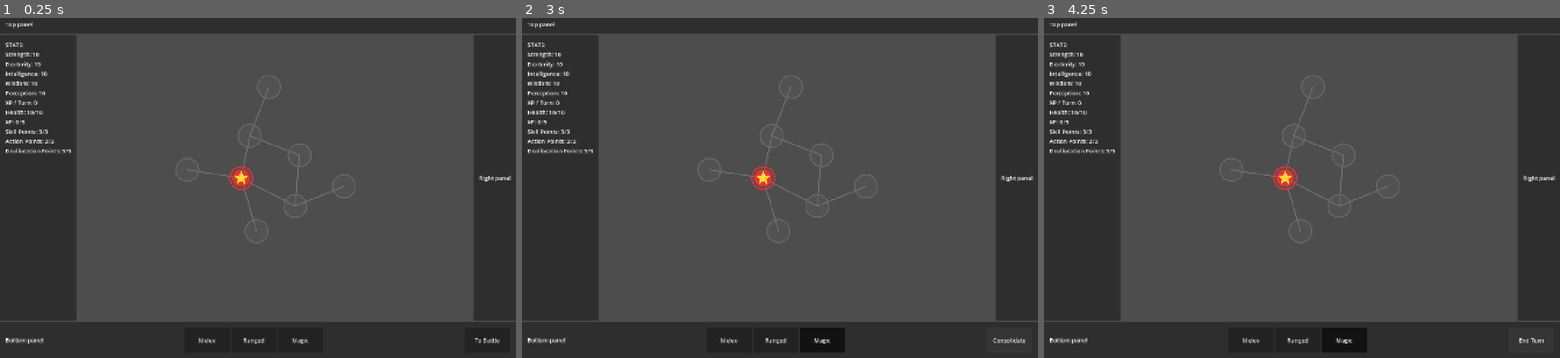
Above: before the commit, frames 1-3 (left to right).
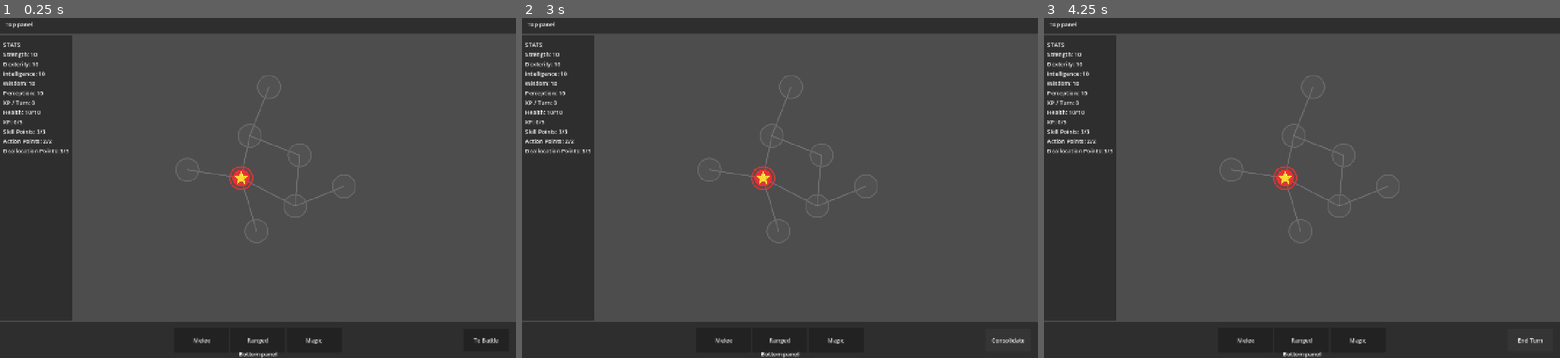
Above: after the commit, the same moments.

Repository: Koaieus/skill-tree-of-life
Game: Godot game, scene res://scenes/dev_sandbox.tscn
The game is run twice, just before and just after one commit, with the same random seed, the same clock (stepped at 60 frames per second) and the same inputs.
Inputs:
- Up to frame 1 (0.25 s): no input
- Up to frame 2 (3 s): click "Melee" at 0.5 s; click "Ranged" at 1.25 s; click "Magic" at 2 s; click "To Battle" at 2.75 s
- Up to frame 3 (4.25 s): click "Consolidate" at 3.5 s

The runs differ from the first frame. In frame 1, 8.7% of the frame differs, in the area x 0-100%, y 5-100%; in frame 2, 8.7%; in frame 3, 8.7%.

Commit message:
feat(ui): mount StatBoardOverlay in UIRoot center; extract ActionButton
- UIRoot reshuffles HBox into Left / Center / Right panels and mounts
  StatBoardOverlay as a full-rect child of Center, exposed via
  `%StatBoardOverlay` (typed @onready). dev_sandbox wires
  `overlay.board = _player.stat_board` on ready so F3 just works.
- Action buttons extracted into ui/action_bar/action_button.tscn with a
  shared button_group.tres (allow_unpress) so the bottom bar no longer
  inlines a SubResource ButtonGroup.
- Misc cleanups picked up by the editor pass: stats_system_default board
  re-emitted with alphabetised ext_resources (no semantic change),
  `sign` → `_sign` in skill_node_tooltip to clear the built-in shadow
  warning, CoreMarker hidden by default on skill_node.

Co-Authored-By: Claude Opus 4.7 <noreply@anthropic.com>

Diff:
--- a/entity/default_entity_board.tres
+++ b/entity/default_entity_board.tres
@@ -14,6 +14,9 @@
 [ext_resource type="Resource" path="res://stats_system/list/health_max.tres" id="def_health_max"]
 [ext_resource type="Resource" path="res://stats_system/list/initiative_speed.tres" id="def_initiative_speed"]
 [ext_resource type="Resource" path="res://stats_system/list/intelligence.tres" id="def_intelligence"]
+[ext_resource type="Resource" path="res://stats_system/list/mana.tres" id="def_mana"]
+[ext_resource type="Resource" uid="uid://cv20hcpwmdvoe" path="res://stats_system/list/mana_max.tres" id="def_mana_max"]
+[ext_resource type="Resource" path="res://stats_system/list/mana_per_turn.tres" id="def_mana_per_turn"]
 [ext_resource type="Resource" path="res://stats_system/list/node_health.tres" id="def_node_health"]
 [ext_resource type="Resource" path="res://stats_system/list/perception.tres" id="def_perception"]
 [ext_resource type="Resource" path="res://stats_system/list/sensor_range.tres" id="def_sensor_range"]
@@ -26,11 +29,8 @@
 [ext_resource type="Resource" path="res://stats_system/list/xp_max.tres" id="def_xp_max"]
 [ext_resource type="Resource" path="res://stats_system/list/xp_per_turn.tres" id="def_xp_per_turn"]
 [ext_resource type="Script" uid="uid://ix51i0mr6n8v" path="res://stats_system/derived_modifier_def.gd" id="script_derived"]
+[ext_resource type="Script" uid="uid://dn253es0cni7j" path="res://stats_system/formulas/expression_formula.gd" id="script_expr"]
 [ext_resource type="Script" uid="uid://bp3s3wrx2o27j" path="res://stats_system/formulas/linear_formula.gd" id="script_linear"]
-[ext_resource type="Script" path="res://stats_system/formulas/expression_formula.gd" id="script_expr"]
-[ext_resource type="Resource" path="res://stats_system/list/mana.tres" id="def_mana"]
-[ext_resource type="Resource" path="res://stats_system/list/mana_max.tres" id="def_mana_max"]
-[ext_resource type="Resource" path="res://stats_system/list/mana_per_turn.tres" id="def_mana_per_turn"]
 
 [sub_resource type="Resource" id="scalar_ap_max"]
 script = ExtResource("2_scalar")
@@ -90,6 +90,51 @@
 formula = SubResource("formula_per_to_vision")
 stat_id = &"vision_range"
 operation = 1
+
+[sub_resource type="Resource" id="formula_int_to_mana_max"]
+script = ExtResource("script_expr")
+formula = "floor(float(intelligence) / 10.0)"
+inputs = Array[StringName]([&"intelligence"])
+
+[sub_resource type="Resource" id="mod_int_to_mana_max"]
+script = ExtResource("script_derived")
+formula = SubResource("formula_int_to_mana_max")
+stat_id = &"mana_max"
+
+[sub_resource type="Resource" id="formula_int_to_mana_pt"]
+script = ExtResource("script_expr")
+formula = "floor(log(max(1e-5, float(intelligence))) / log(10.0))"
+inputs = Array[StringName]([&"intelligence"])
+
+[sub_resource type="Resource" id="mod_int_to_mana_pt"]
+script = ExtResource("script_derived")
+formula = SubResource("formula_int_to_mana_pt")
+stat_id = &"mana_per_turn"
+
+[sub_resource type="Resource" id="formula_wis_to_xp_pt"]
+script = ExtResource("script_expr")
+formula = "floor(log(max(1e-5, float(wisdom))) / log(10.0))"
+inputs = Array[StringName]([&"wisdom"])
+
+[sub_resource type="Resource" id="mod_wis_to_xp_pt"]
+script = ExtResource("script_derived")
+formula = SubResource("formula_wis_to_xp_pt")
+stat_id = &"xp_per_turn"
+
+[sub_resource type="Resource" id="scalar_mana_max"]
+script = ExtResource("2_scalar")
+definition = ExtResource("def_mana_max")
+base_value = 10.0
+
+[sub_resource type="Resource" id="pool_mana"]
+script = ExtResource("3_pool")
+current = 10.0
+max_stat = SubResource("scalar_mana_max")
+definition = ExtResource("def_mana")
+
+[sub_resource type="Resource" id="scalar_mana_per_turn"]
+script = ExtResource("2_scalar")
+definition = ExtResource("def_mana_per_turn")
 
 [sub_resource type="Resource" id="scalar_node_health"]
 script = ExtResource("2_scalar")
@@ -146,58 +191,6 @@
 [sub_resource type="Resource" id="scalar_xp_per_turn"]
 script = ExtResource("2_scalar")
 definition = ExtResource("def_xp_per_turn")
-
-[sub_resource type="Resource" id="scalar_mana_max"]
-script = ExtResource("2_scalar")
-definition = ExtResource("def_mana_max")
-base_value = 10.0
-
-[sub_resource type="Resource" id="pool_mana"]
-script = ExtResource("3_pool")
-current = 10.0
-max_stat = SubResource("scalar_mana_max")
-definition = ExtResource("def_mana")
-
-[sub_resource type="Resource" id="scalar_mana_per_turn"]
-script = ExtResource("2_scalar")
-definition = ExtResource("def_mana_per_turn")
-base_value = 0.0
-
-[sub_resource type="Resource" id="formula_int_to_mana_max"]
-script = ExtResource("script_expr")
-formula = "floor(float(intelligence) / 10.0)"
-inputs = [&"intelligence"]
-
-[sub_resource type="Resource" id="mod_int_to_mana_max"]
-script = ExtResource("script_derived")
-stat_id = &"mana_max"
-operation = 0
-formula = SubResource("formula_int_to_mana_max")
-value = 0.0
-
-[sub_resource type="Resource" id="formula_int_to_mana_pt"]
-script = ExtResource("script_expr")
-formula = "floor(log(max(1e-5, float(intelligence))) / log(10.0))"
-inputs = [&"intelligence"]
-
-[sub_resource type="Resource" id="mod_int_to_mana_pt"]
-script = ExtResource("script_derived")
-stat_id = &"mana_per_turn"
-operation = 0
-formula = SubResource("formula_int_to_mana_pt")
-value = 0.0
-
-[sub_resource type="Resource" id="formula_wis_to_xp_pt"]
-script = ExtResource("script_expr")
-formula = "floor(log(max(1e-5, float(wisdom))) / log(10.0))"
-inputs = [&"wisdom"]
-
-[sub_resource type="Resource" id="mod_wis_to_xp_pt"]
-script = ExtResource("script_derived")
-stat_id = &"xp_per_turn"
-operation = 0
-formula = SubResource("formula_wis_to_xp_pt")
-value = 0.0
 
 [resource]
 resource_local_to_scene = true
--- a/scenes/dev_sandbox.gd
+++ b/scenes/dev_sandbox.gd
@@ -30,6 +30,10 @@
 		_player.initiative_current = 100.0
 		_turn_manager.start_turn(_player)
 
+	# Wire board to UI
+	if _ui_root.stat_board_overlay != null and _player != null:
+		_ui_root.stat_board_overlay.board = _player.stat_board
+
 
 func _on_phase_changed(_entity: Entity, phase: TurnManager.Phase) -> void:
 	if _end_turn_btn == null:
--- a/skill_node/skill_node.tscn
+++ b/skill_node/skill_node.tscn
@@ -50,6 +50,7 @@
 color = Color(0.6039216, 0.8039216, 0.19607843, 0.6745098)
 
 [node name="CoreMarker" type="Node2D" parent="Visuals" unique_id=1043477974]
+visible = false
 script = ExtResource("3_0y6o7")
 
 [node name="Label" type="Label" parent="Visuals/CoreMarker" unique_id=1873155182]
--- /dev/null
+++ b/ui/action_bar/action_button.tscn
@@ -0,0 +1,3 @@
+[gd_scene format=3 uid="uid://vntdpku7608y"]
+
+[node name="ActionButton" type="Button" unique_id=1205266549]
--- /dev/null
+++ b/ui/action_bar/action_button_group.tres
@@ -0,0 +1,5 @@
+[gd_resource type="ButtonGroup" format=3 uid="uid://dxkqyaaidik02"]
+
+[resource]
+resource_local_to_scene = false
+allow_unpress = true
--- a/ui/skill_node_tooltip.gd
+++ b/ui/skill_node_tooltip.gd
@@ -97,17 +97,17 @@
 
 
 func _format_modifier(m: StatModifierDef, stat_name: String) -> String:
-	var sign := "+" if m.value >= 0.0 else ""
+	var _sign := "+" if m.value >= 0.0 else ""
 	var val := _val(m.value)
 	match m.operation:
 		StatModifierDef.Operation.ADD_BASE:
-			return sign + val + " " + stat_name
+			return _sign + val + " " + stat_name
 		StatModifierDef.Operation.INCREASE:
-			return sign + val + "% " + stat_name
+			return _sign + val + "% " + stat_name
 		StatModifierDef.Operation.MULTIPLY:
 			return "×" + val + " " + stat_name
 		StatModifierDef.Operation.ADD_BONUS:
-			return sign + val + " " + stat_name + " (flat)"
+			return _sign + val + " " + stat_name + " (flat)"
 		StatModifierDef.Operation.SET:
 			return "= " + val + " " + stat_name
 	return val + " " + stat_name
--- a/ui/stat_board_overlay/stat_board_overlay.gd
+++ b/ui/stat_board_overlay/stat_board_overlay.gd
@@ -10,6 +10,7 @@
 ## The internal StatBoardGraph runs a 4 Hz refresh timer; we don't need to
 ## drive it from _process.
 extends Control
+class_name StatBoardOverlay
 
 const StatBoardGraphScene := preload("res://addons/stat_board_visualizer/stat_board_graph.tscn")
 
--- a/ui/ui_root.gd
+++ b/ui/ui_root.gd
@@ -2,6 +2,7 @@
 class_name UIRoot
 
 @onready var stats_v_box: StatsPanel = %StatsVBox
+@onready var stat_board_overlay: StatBoardOverlay = %StatBoardOverlay
 
 # Called when the node enters the scene tree for the first time.
 func _ready() -> void:
--- a/ui/ui_root.tscn
+++ b/ui/ui_root.tscn
@@ -3,9 +3,8 @@
 [ext_resource type="Script" uid="uid://bkm26sesx8gjj" path="res://ui/ui_root.gd" id="1_d55xy"]
 [ext_resource type="Script" uid="uid://dhbamfrp04rr5" path="res://ui/stats_panel.gd" id="1_stats_panel"]
 [ext_resource type="PackedScene" uid="uid://dpj3mxbk7h5nq" path="res://ui/skill_node_tooltip.tscn" id="2_tooltip"]
-
-[sub_resource type="ButtonGroup" id="ButtonGroup_d55xy"]
-allow_unpress = true
+[ext_resource type="PackedScene" uid="uid://vntdpku7608y" path="res://ui/action_bar/action_button.tscn" id="4_6qk7i"]
+[ext_resource type="Script" uid="uid://co6nsf5jw2yo6" path="res://ui/stat_board_overlay/stat_board_overlay.gd" id="4_f6o6b"]
 
 [node name="UIRoot" type="Control" unique_id=1221477821]
 layout_mode = 3
@@ -45,46 +44,102 @@
 size_flags_vertical = 3
 mouse_filter = 2
 
-[node name="StatsPanel" type="PanelContainer" parent="VBoxContainer/HBoxContainer" unique_id=865354617]
+[node name="Left" type="Control" parent="VBoxContainer/HBoxContainer" unique_id=1718291529]
+clip_contents = true
+custom_minimum_size = Vector2(200, 0)
+layout_mode = 2
+
+[node name="StatsPanel" type="PanelContainer" parent="VBoxContainer/HBoxContainer/Left" unique_id=865354617]
 editor_description = "Shows list of player entity stats"
-custom_minimum_size = Vector2(200, 0)
-layout_mode = 2
+layout_mode = 1
+anchors_preset = 15
+anchor_right = 1.0
+anchor_bottom = 1.0
+grow_horizontal = 2
+grow_vertical = 2
 size_flags_horizontal = 2
 
-[node name="MarginContainer" type="MarginContainer" parent="VBoxContainer/HBoxContainer/StatsPanel" unique_id=695401453]
-layout_mode = 2
-theme_override_constants/margin_left = 15
-theme_override_constants/margin_top = 15
-theme_override_constants/margin_right = 15
-theme_override_constants/margin_bottom = 15
-
-[node name="VBoxContainer" type="VBoxContainer" parent="VBoxContainer/HBoxContainer/StatsPanel/MarginContainer" unique_id=1440602146]
-layout_mode = 2
-
-[node name="StatsPanelTitle" type="Label" parent="VBoxContainer/HBoxContainer/StatsPanel/MarginContainer/VBoxContainer" unique_id=1572901163]
+[node name="MarginContainer" type="MarginContainer" parent="VBoxContainer/HBoxContainer/Left/StatsPanel" unique_id=695401453]
+layout_mode = 2
+theme_override_constants/margin_left = 15
+theme_override_constants/margin_top = 15
+theme_override_constants/margin_right = 15
+theme_override_constants/margin_bottom = 15
+
+[node name="VBoxContainer" type="VBoxContainer" parent="VBoxContainer/HBoxContainer/Left/StatsPanel/MarginContainer" unique_id=1440602146]
+layout_mode = 2
+
+[node name="StatsPanelTitle" type="Label" parent="VBoxContainer/HBoxContainer/Left/StatsPanel/MarginContainer/VBoxContainer" unique_id=1572901163]
 layout_mode = 2
 size_flags_vertical = 0
 text = "Stats:"
 uppercase = true
 
-[node name="StatsVBox" type="VBoxContainer" parent="VBoxContainer/HBoxContainer/StatsPanel/MarginContainer/VBoxContainer" unique_id=1108079112]
+[node name="StatsVBox" type="VBoxContainer" parent="VBoxContainer/HBoxContainer/Left/StatsPanel/MarginContainer/VBoxContainer" unique_id=1108079112]
 unique_name_in_owner = true
 layout_mode = 2
 size_flags_vertical = 3
 script = ExtResource("1_stats_panel")
 
-[node name="PanelContainerRight" type="PanelContainer" parent="VBoxContainer/HBoxContainer" unique_id=118152412]
-layout_mode = 2
+[node name="Center" type="Control" parent="VBoxContainer/HBoxContainer" unique_id=1886377179]
+layout_mode = 2
+size_flags_horizontal = 3
+
+[node name="StatBoardOverlay" type="Control" parent="VBoxContainer/HBoxContainer/Center" unique_id=825145876]
+unique_name_in_owner = true
+layout_mode = 1
+anchors_preset = 15
+anchor_right = 1.0
+anchor_bottom = 1.0
+grow_horizontal = 2
+grow_vertical = 2
+script = ExtResource("4_f6o6b")
+metadata/_custom_type_script = "uid://co6nsf5jw2yo6"
+
+[node name="PanelContainerCenter" type="PanelContainer" parent="VBoxContainer/HBoxContainer/Center" unique_id=1597719399]
+visible = false
+layout_mode = 1
+anchors_preset = 15
+anchor_right = 1.0
+anchor_bottom = 1.0
+grow_horizontal = 2
+grow_vertical = 2
+size_flags_horizontal = 3
+
+[node name="MarginContainer" type="MarginContainer" parent="VBoxContainer/HBoxContainer/Center/PanelContainerCenter" unique_id=1659825340]
+layout_mode = 2
+theme_override_constants/margin_left = 15
+theme_override_constants/margin_top = 15
+theme_override_constants/margin_right = 15
+theme_override_constants/margin_bottom = 15
+
+[node name="Label" type="Label" parent="VBoxContainer/HBoxContainer/Center/PanelContainerCenter/MarginContainer" unique_id=1557881274]
+layout_mode = 2
+text = "Center"
+
+[node name="Right" type="Control" parent="VBoxContainer/HBoxContainer" unique_id=355221347]
+visible = false
+custom_minimum_size = Vector2(200, 0)
+layout_mode = 2
+size_flags_horizontal = 8
+
+[node name="PanelContainerRight" type="PanelContainer" parent="VBoxContainer/HBoxContainer/Right" unique_id=118152412]
+layout_mode = 1
+anchors_preset = 15
+anchor_right = 1.0
+anchor_bottom = 1.0
+grow_horizontal = 2
+grow_vertical = 2
 size_flags_horizontal = 10
 
-[node name="MarginContainer" type="MarginContainer" parent="VBoxContainer/HBoxContainer/PanelContainerRight" unique_id=115445108]
-layout_mode = 2
-theme_override_constants/margin_left = 15
-theme_override_constants/margin_top = 15
-theme_override_constants/margin_right = 15
-theme_override_constants/margin_bottom = 15
-
-[node name="Label" type="Label" parent="VBoxContainer/HBoxContainer/PanelContainerRight/MarginContainer" unique_id=280379430]
+[node name="MarginContainer" type="MarginContainer" parent="VBoxContainer/HBoxContainer/Right/PanelContainerRight" unique_id=115445108]
+layout_mode = 2
+theme_override_constants/margin_left = 15
+theme_override_constants/margin_top = 15
+theme_override_constants/margin_right = 15
+theme_override_constants/margin_bottom = 15
+
+[node name="Label" type="Label" parent="VBoxContainer/HBoxContainer/Right/PanelContainerRight/MarginContainer" unique_id=280379430]
 layout_mode = 2
 text = "Right panel"
 
@@ -92,6 +147,12 @@
 custom_minimum_size = Vector2(0, 100)
 layout_mode = 2
 
+[node name="Label" type="Label" parent="VBoxContainer/PanelContainerBottom" unique_id=544977831]
+layout_mode = 2
+size_flags_vertical = 8
+text = "Bottom panel"
+horizontal_alignment = 1
+
 [node name="MarginContainer" type="MarginContainer" parent="VBoxContainer/PanelContainerBottom" unique_id=1265643512]
 layout_mode = 2
 theme_override_constants/margin_left = 15
@@ -102,47 +163,57 @@
 [node name="HBoxContainer" type="HBoxContainer" parent="VBoxContainer/PanelContainerBottom/MarginContainer" unique_id=185394121]
 layout_mode = 2
 
-[node name="Label" type="Label" parent="VBoxContainer/PanelContainerBottom/MarginContainer/HBoxContainer" unique_id=544977831]
-layout_mode = 2
-text = "Bottom panel"
-
 [node name="Control" type="Control" parent="VBoxContainer/PanelContainerBottom/MarginContainer/HBoxContainer" unique_id=178211490]
 layout_mode = 2
 size_flags_horizontal = 3
 
-[node name="HBoxContainer" type="HBoxContainer" parent="VBoxContainer/PanelContainerBottom/MarginContainer/HBoxContainer" unique_id=1032057531]
+[node name="Control2" type="Control" parent="VBoxContainer/PanelContainerBottom/MarginContainer/HBoxContainer" unique_id=606294971]
+layout_mode = 2
+size_flags_horizontal = 3
+
+[node name="HBoxContainer" type="HBoxContainer" parent="VBoxContainer/PanelContainerBottom/MarginContainer/HBoxContainer/Control2" unique_id=1032057531]
 unique_name_in_owner = true
-layout_mode = 2
-size_flags_horizontal = 3
-
-[node name="Button" type="Button" parent="VBoxContainer/PanelContainerBottom/MarginContainer/HBoxContainer/HBoxContainer" unique_id=106939506]
-layout_mode = 2
-size_flags_horizontal = 3
-toggle_mode = true
-button_group = SubResource("ButtonGroup_d55xy")
+layout_mode = 1
+anchors_preset = 15
+anchor_right = 1.0
+anchor_bottom = 1.0
+grow_horizontal = 2
+grow_vertical = 2
+size_flags_horizontal = 3
+
+[node name="ActionButton" parent="VBoxContainer/PanelContainerBottom/MarginContainer/HBoxContainer/Control2/HBoxContainer" unique_id=1205266549 instance=ExtResource("4_6qk7i")]
+layout_mode = 2
+size_flags_horizontal = 3
 text = "Melee"
 
-[node name="Button2" type="Button" parent="VBoxContainer/PanelContainerBottom/MarginContainer/HBoxContainer/HBoxContainer" unique_id=1168578557]
-layout_mode = 2
-size_flags_horizontal = 3
-toggle_mode = true
-button_group = SubResource("ButtonGroup_d55xy")
+[node name="ActionButton2" parent="VBoxContainer/PanelContainerBottom/MarginContainer/HBoxContainer/Control2/HBoxContainer" unique_id=1223590152 instance=ExtResource("4_6qk7i")]
+layout_mode = 2
+size_flags_horizontal = 3
 text = "Ranged"
 
-[node name="Button3" type="Button" parent="VBoxContainer/PanelContainerBottom/MarginContainer/HBoxContainer/HBoxContainer" unique_id=745331057]
-layout_mode = 2
-size_flags_horizontal = 3
-toggle_mode = true
-button_group = SubResource("ButtonGroup_d55xy")
+[node name="ActionButton3" parent="VBoxContainer/PanelContainerBottom/MarginContainer/HBoxContainer/Control2/HBoxContainer" unique_id=2044187866 instance=ExtResource("4_6qk7i")]
+layout_mode = 2
+size_flags_horizontal = 3
 text = "Magic"
 
-[node name="Control2" type="Control" parent="VBoxContainer/PanelContainerBottom/MarginContainer/HBoxContainer" unique_id=606294971]
-layout_mode = 2
-size_flags_horizontal = 3
-
-[node name="EndTurnButton" type="Button" parent="VBoxContainer/PanelContainerBottom/MarginContainer/HBoxContainer" unique_id=1234156537]
+[node name="Control3" type="Control" parent="VBoxContainer/PanelContainerBottom/MarginContainer/HBoxContainer" unique_id=1768707412]
+layout_mode = 2
+size_flags_horizontal = 3
+
+[node name="EndTurnButton" type="Button" parent="VBoxContainer/PanelContainerBottom/MarginContainer/HBoxContainer/Control3" unique_id=1234156537]
 custom_minimum_size = Vector2(128, 64)
-layout_mode = 2
+layout_mode = 1
+anchors_preset = 6
+anchor_left = 1.0
+anchor_top = 0.5
+anchor_right = 1.0
+anchor_bottom = 0.5
+offset_left = -132.0
+offset_top = -32.0
+offset_right = -4.0
+offset_bottom = 32.0
+grow_horizontal = 0
+grow_vertical = 2
 text = "End Turn"
 
 [node name="SkillNodeTooltip" parent="." unique_id=1365414747 instance=ExtResource("2_tooltip")]
Not shown: 2 places in scenes/dev_sandbox.tscn that only renumber resources
